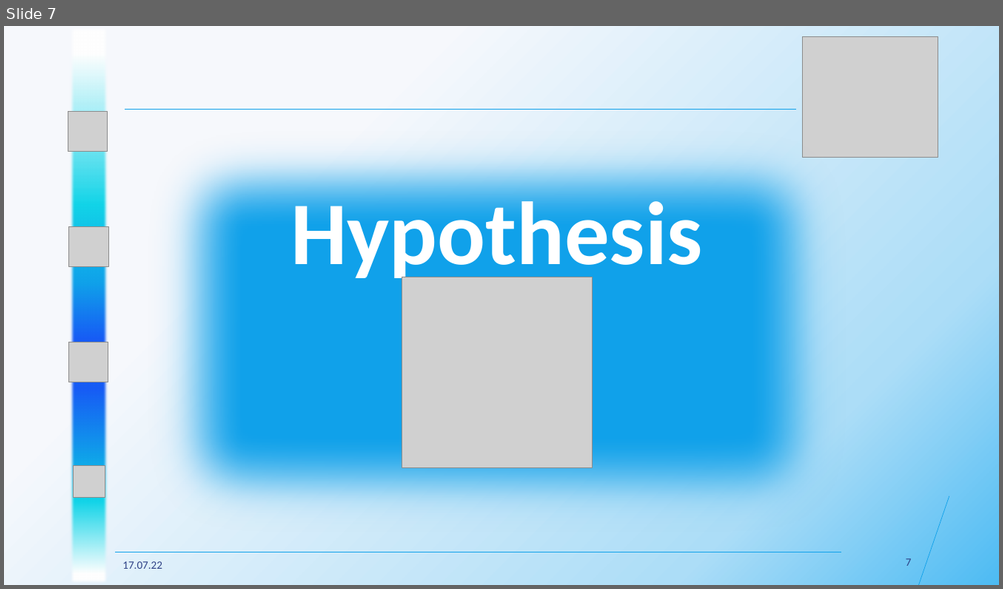
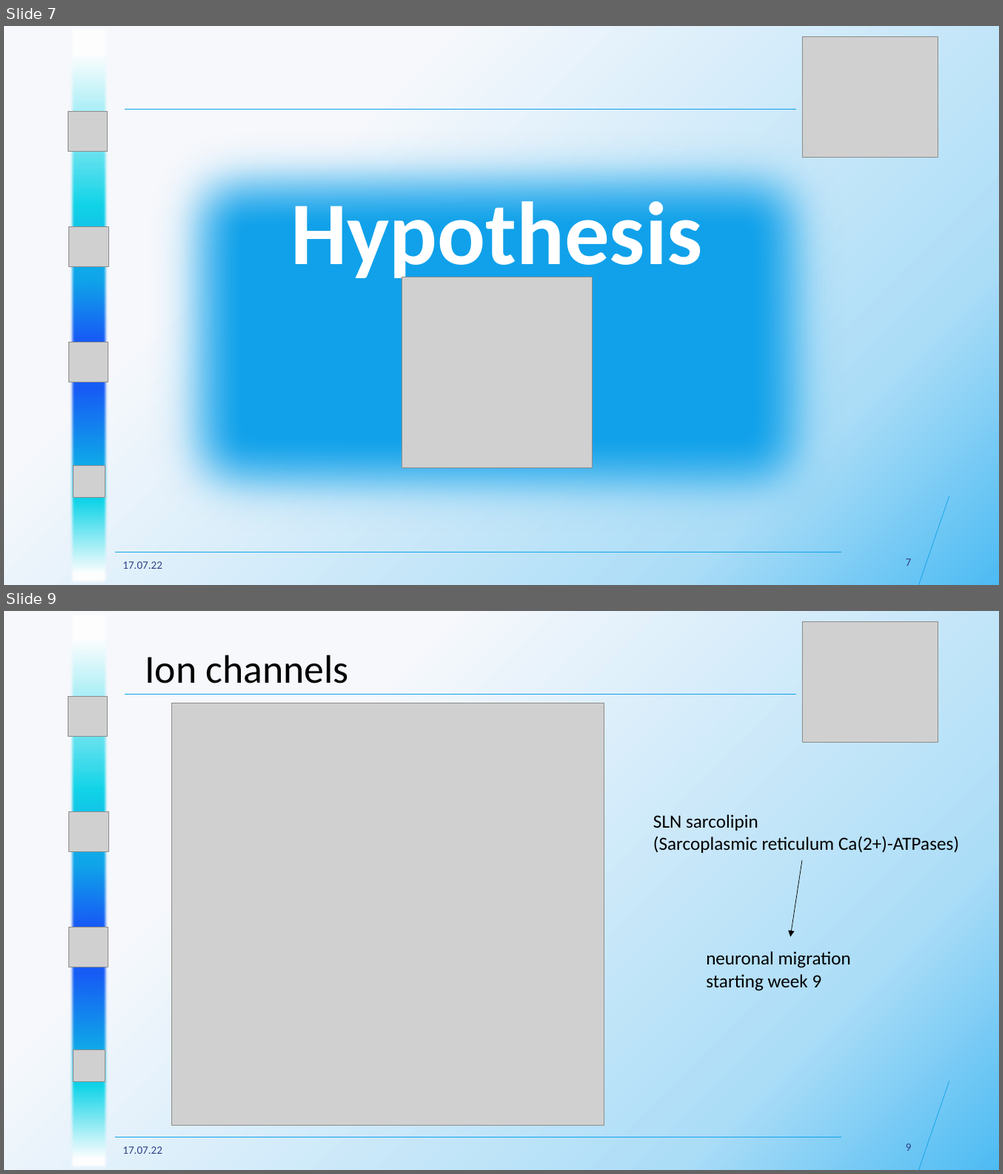
Before and after one commit to datascience-mobi-2022/2022-topic-04-team-01, a slide deck: Presentations/Final Presentation/Presentation.pptx. Shown one above the other, each under a label of ours: slide 7 before the commit, slides 7 and 9 after it; the slides between them are not shown. The pictures are 1003x589 and 1003x1174 pixels, drawn with LibreOffice and Linux fonts; fonts in the diff are those of the drawing; grey boxes stand for pictures. Boxes give left, top, right and bottom in pixels: in the first picture for what was removed or moved away, otherwise in the second. Text is boxed around its words. In the diff, an @@ line names an element or a change of style, - is before the commit and + after.

```diff
--- a/Presentations/Final Presentation/Presentation.pptx
+++ b/Presentations/Final Presentation/Presentation.pptx
@@ slide 9 added at [4,611,999,1170], background gradient #F6F8FC to #ACDDF7 to #4DBBF3 @@
@@ rectangle added at [69,611,108,1170], fill gradient #FFFFFF to #12D4E8 to #10A1EA to #175CF5 @@
@@ picture added at [802,621,938,742] @@
@@ text added at [145,655,348,684], 38.4 pt, text #000000 @@
+Ion channels
@@ picture added at [68,697,108,736] @@
@@ line added from (125, 694) to (797, 694), #10A1EA 0.5 pt @@
@@ picture added at [172,703,605,1127] @@
@@ picture added at [69,812,108,852] @@
@@ text added at [653,815,959,853], 18 pt, text #000000 @@
+SLN sarcolipin
+(Sarcoplasmic reticulum Ca(2+)-ATPases)
@@ arrow added from (802, 860) to (791, 937), #000000 0.5 pt @@
@@ picture added at [68,928,108,968] @@
@@ text added at [706,951,851,991], 18 pt, text #000000 @@
+neuronal migration starting week 9
@@ picture added at [74,1051,105,1082] @@
@@ line added from (949, 1082) to (919, 1170), #10A1EA 0.5 pt @@
@@ line added from (115, 1138) to (841, 1138), #10A1EA 0.5 pt @@
@@ text added at [122,1147,162,1154], 10.8 pt, text #2E4186 @@
+17.07.22
@@ page number added at [905,1144,911,1151], 10.8 pt, text #2E4186 @@
+9
```
Also in this commit, not shown: 4 slides changed, 2 other slides added, 1 other file.
